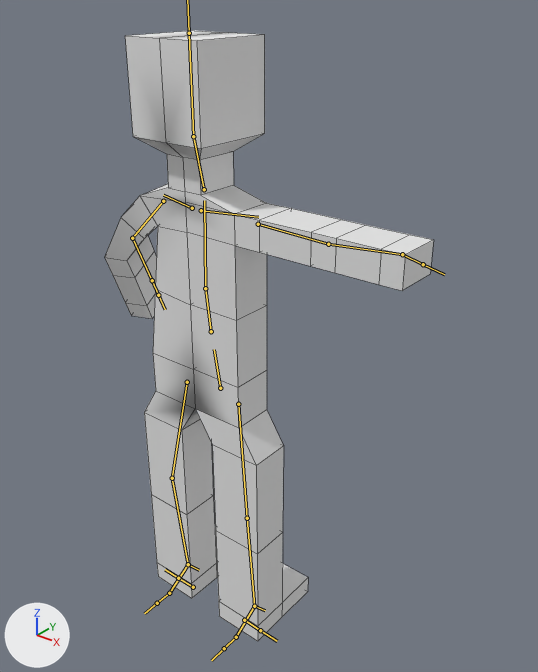
The FBX model Assets/avataranim.fbx, before and after one commit.
Camera for both pictures: a 50 mm lens placed at (2.06, -2.14, 3.01), pointed at (0.2, 0.18, 1.58). Lighting does not change. The marker at lower left points along +X, +Y and +Z. Both versions are drawn at frame 1 of the action 'metarig|LeftArmFor'; the numbers are the values there. The bones that bend it are drawn over the model as lines. Mesh edges are drawn as thin lines.
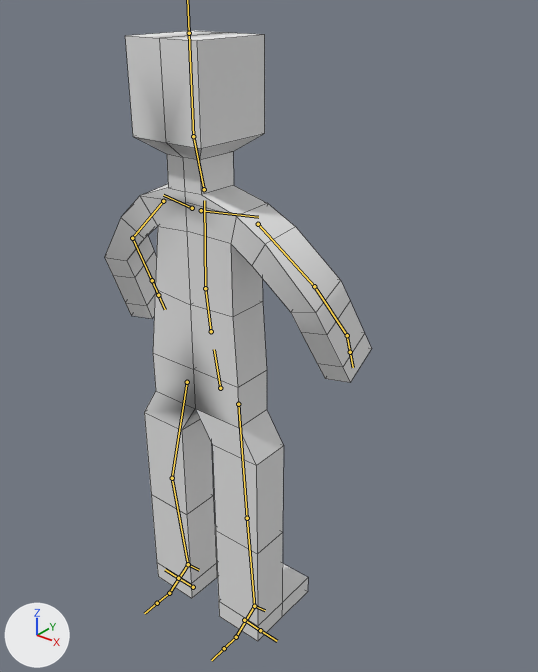
Pixel boxes [x1, y1, x2, y2] of what changed, in the pictures (538 x 672 px):
'Cube', posed (19% narrower)
    before: [105, 30, 434, 641]
    after: [105, 30, 372, 641]
bone 'upper_arm.L', root to tip
    before: (258, 224) to (328, 244)
    after: (258, 224) to (314, 286)
bone 'forearm.L', root to tip
    before: (328, 244) to (402, 254)
    after: (314, 286) to (347, 335)

What the commit changed:
Bone 'upper_arm.L' (bone_upper_arm_l) turns from (0, 0, 0) to (0, 6, -36) degrees about its own x, y and z.
Bone 'forearm.L' (bone_forearm_l) turns from (0, 0, 0) to (-24, 3, -41) degrees about its own x, y and z.
